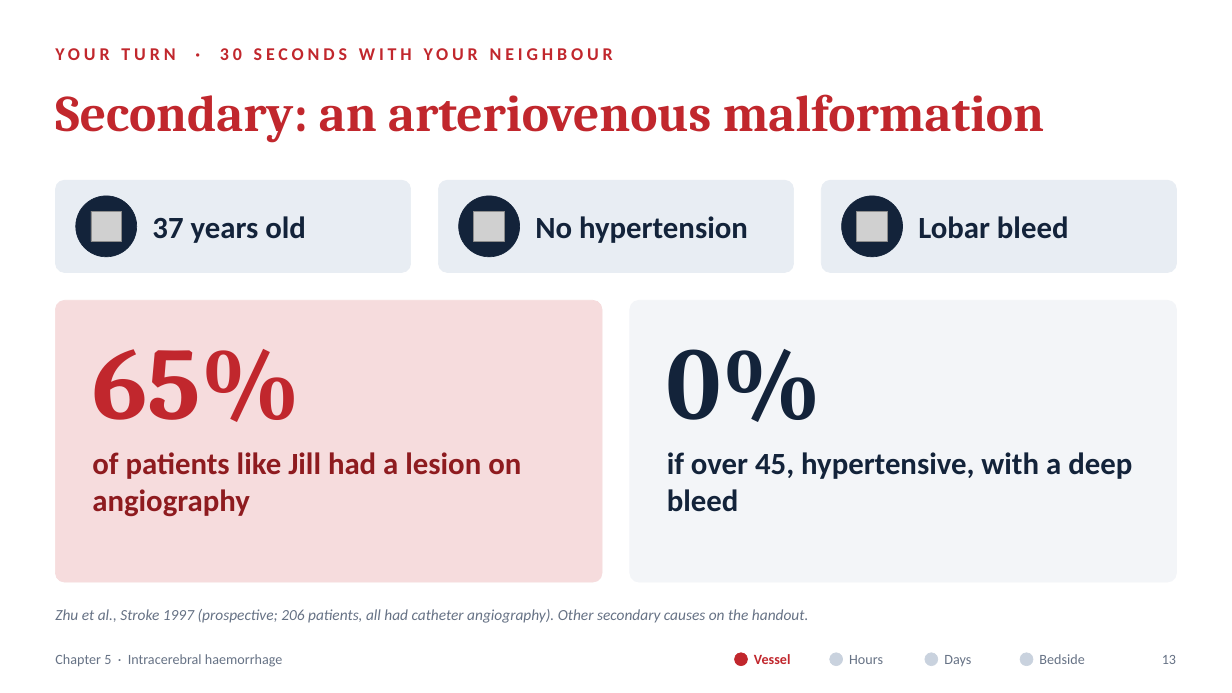
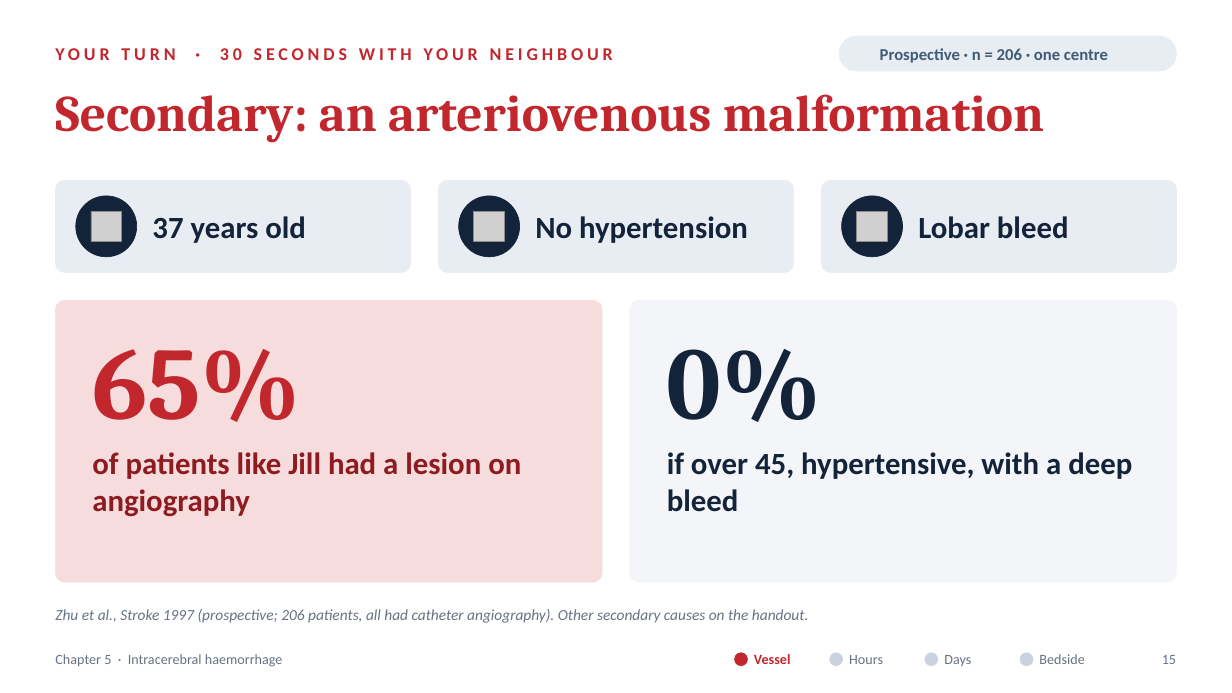
Before and after one commit to fredtom1/fred-Tom-, a slide deck: slide 15 of Chapter5_ICH_Pathophysiology.pptx (slide 13 before the commit). Drawn at 1232x693 pixels with LibreOffice and Linux fonts; fonts in the diff are those of the drawing; grey boxes stand for pictures; background and template pictures are left out. Boxes give left, top, right and bottom in pixels: in the first picture for what was removed or moved away, otherwise in the second. Text is boxed around its words. In the diff, an @@ line names an element or a change of style, - is before the commit and + after.

```diff
--- a/Chapter5_ICH_Pathophysiology.pptx
+++ b/Chapter5_ICH_Pathophysiology.pptx
@@ rounded rectangle added at [839,36,1177,71], fill #E8EDF3, outline #E8EDF3 0.5 pt @@
@@ text added at [880,48,1108,63], 13 pt, text #3E5C76, bold @@
+Prospective · n = 206 · one centre
```
Also in this commit, not shown: 25 other slides changed, 7 slides added, 16 other files.
